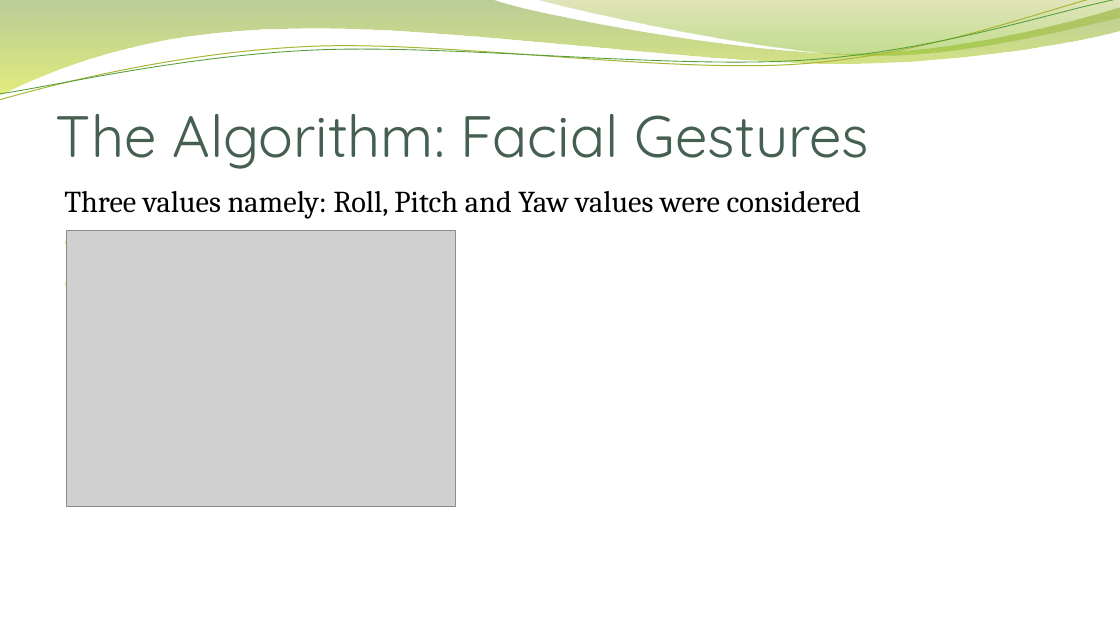
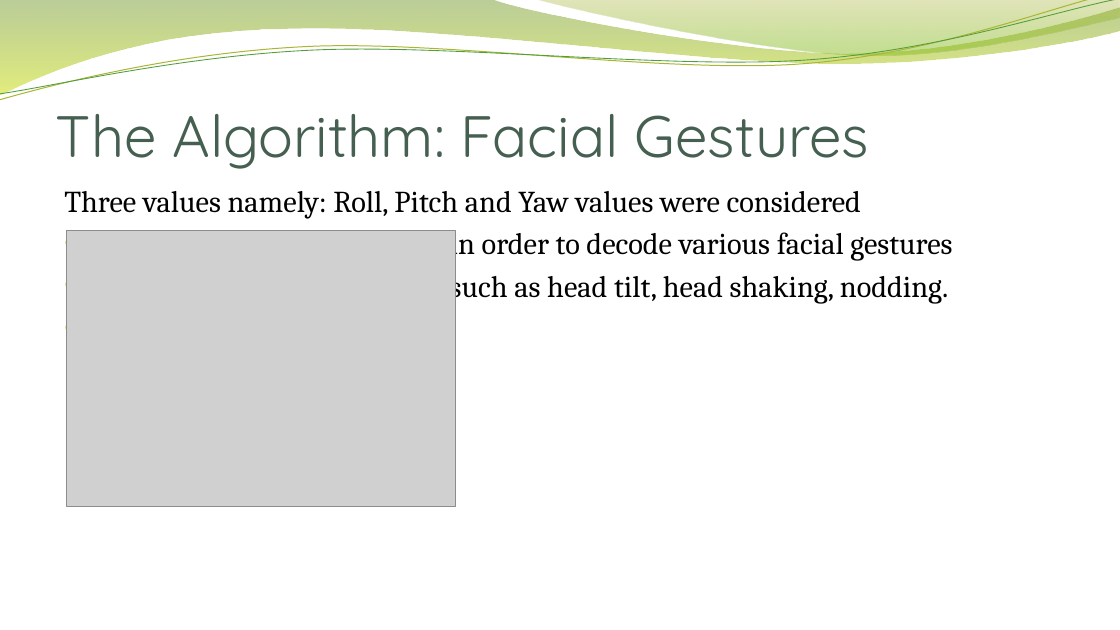
Before and after one commit to kvermun/IEEEApp, a slide deck: slide 8 of Presentation.pptx. Drawn at 1120x630 pixels with LibreOffice and Linux fonts; fonts in the diff are those of the drawing; grey boxes stand for pictures; background and template pictures are left out. Boxes give left, top, right and bottom in pixels: in the first picture for what was removed or moved away, otherwise in the second. Text is boxed around its words. In the diff, an @@ line names an element or a change of style, - is before the commit and + after.

```diff
--- a/Presentation.pptx
+++ b/Presentation.pptx
@@ text at [450,230,952,303]: paragraphs added @@
+• in order to decode various facial gestures
+• such as head tilt, head shaking, nodding.
```
Also in this commit, not shown: 2 other slides changed, 1 other file.
